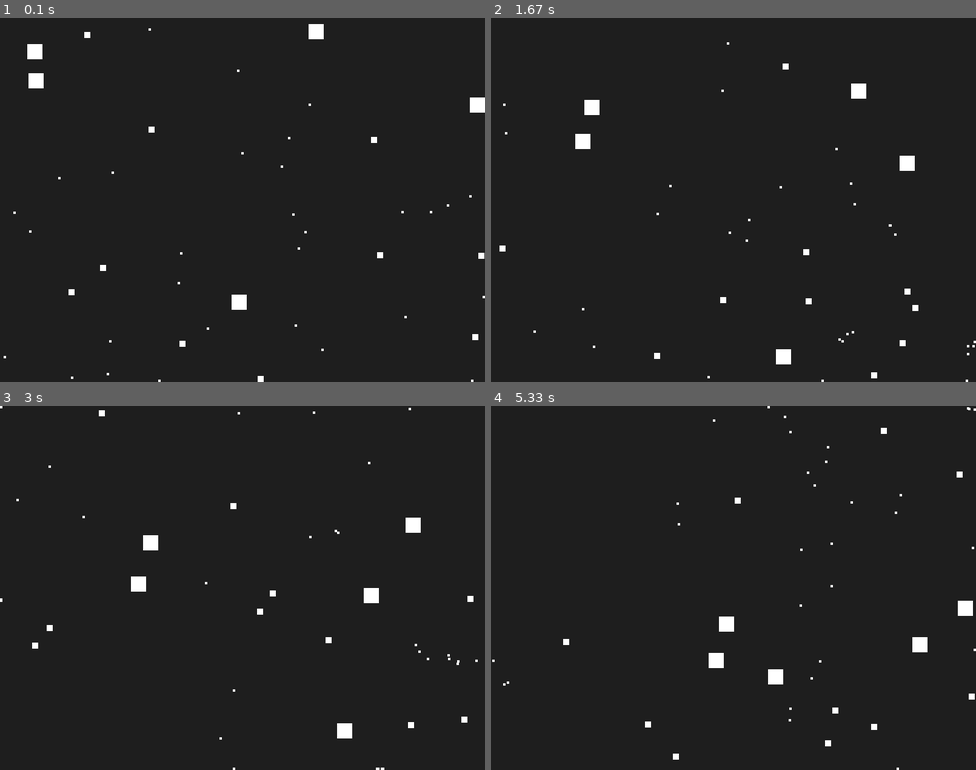
Above: before the commit, frames 1-4 (two rows, left to right).
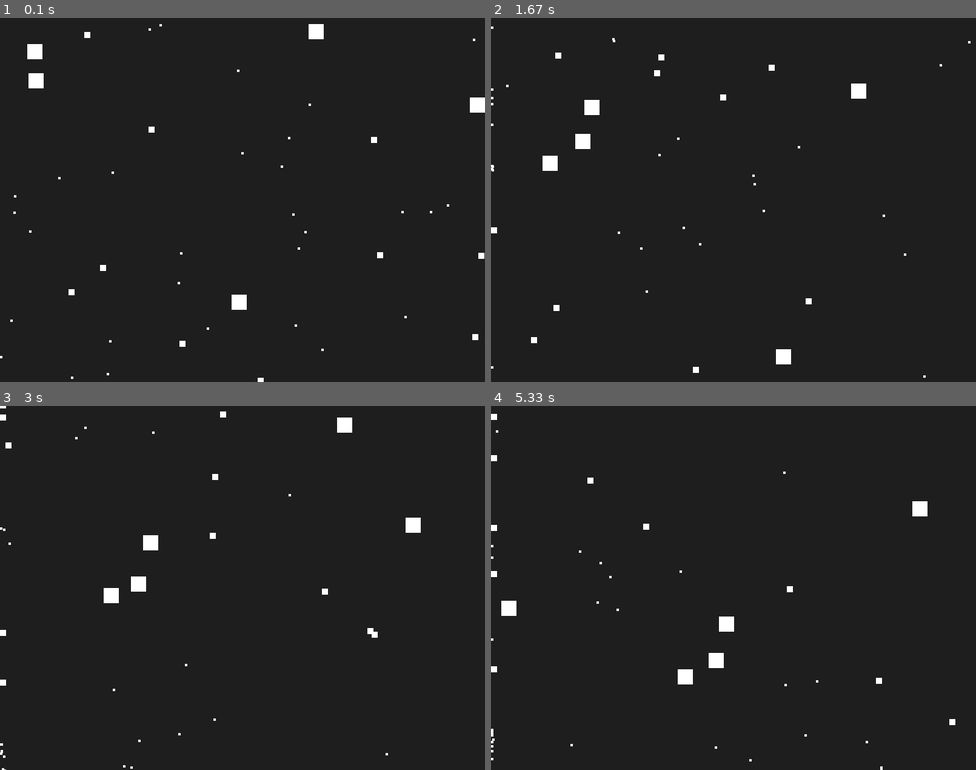
Above: after the commit, the same moments.

Repository: varsa7777/lab8-pygame
Game: pygame game, started from main.py
Same seed, same stepped clock (60 frames per second), same inputs: the game is played once before the commit and once after it.
Inputs:
- Up to frame 1 (0.1 s): no input
- Up to frame 2 (1.67 s): no input
- Up to frame 3 (3 s): no input
- Up to frame 4 (5.33 s): no input

The runs differ from the first frame. In frame 1, less than 0.1% of the frame differs, in the area x 0-100%, y 1-100%; in frame 2, 0.8%; in frame 3, 1.1%; in frame 4, 1.4%, in the area x 0-100%, y 0-100%.

Commit message:
exam: q3 - screen wrapping

Diff:
--- a/main.py
+++ b/main.py
@@ -91,13 +91,17 @@
         square.rect.x += random.randint(-1, 1)
         square.rect.y += random.randint(-1, 1)
 
-        if square.rect.left < 0 or square.rect.right > SCREEN_WIDTH:
-            square.velocity = (-square.velocity[0], square.velocity[1])
-            square.rect.x = max(0, min(square.rect.x, SCREEN_WIDTH - square.rect.size[0]))
+        if square.rect.left < 0:
+            square.rect.x = SCREEN_WIDTH
 
-        if square.rect.top < 0 or square.rect.bottom > SCREEN_HEIGHT:
-            square.velocity = (square.velocity[0], -square.velocity[1])
-            square.rect.y = max(0, min(square.rect.y, SCREEN_HEIGHT - square.rect.size[0]))
+        if square.rect.right > SCREEN_WIDTH:
+            square.rect.x = 0
+
+        if square.rect.bottom < 0:
+            square.rect.y = SCREEN_HEIGHT
+
+        if square.rect.top > SCREEN_HEIGHT:
+            square.rect.y = 0
 
 
 def draw_squares(screen: pygame.Surface, squares: List[Square]) -> None:
